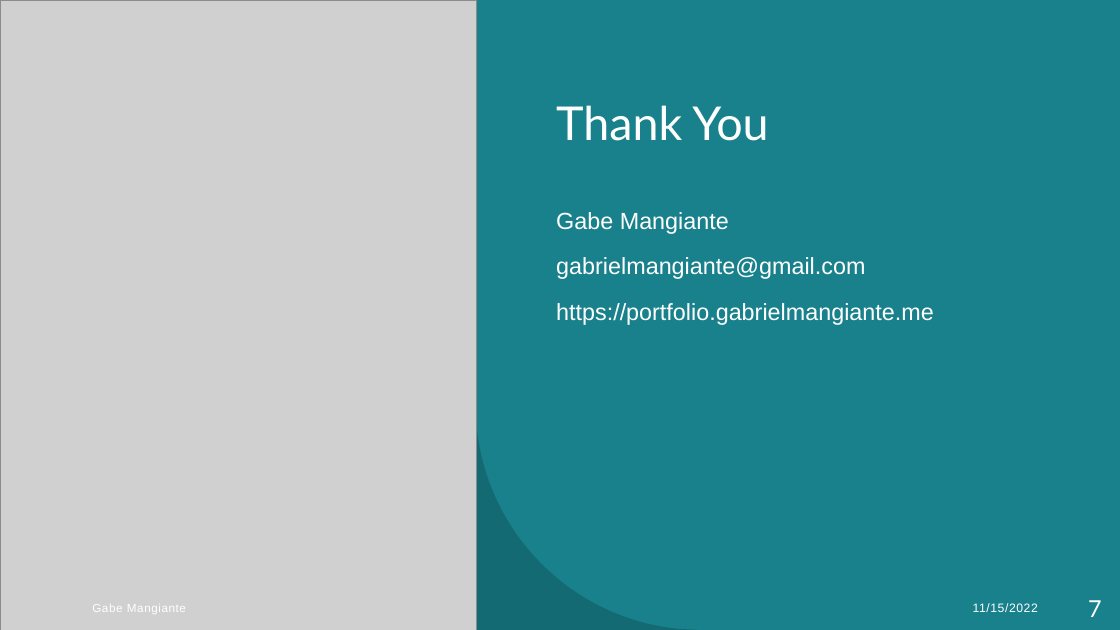
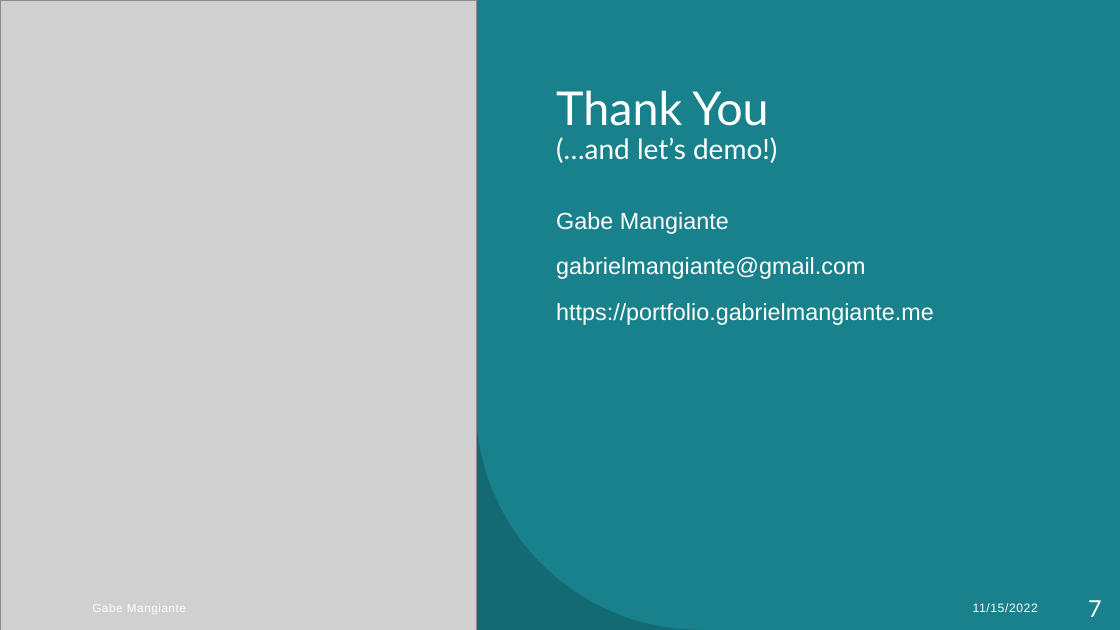
Before and after one commit to gmangiante/runway, a slide deck: slide 7 of presentation/runway.pptx. Drawn at 1120x630 pixels with LibreOffice and Linux fonts; fonts in the diff are those of the drawing; grey boxes stand for pictures. Boxes give left, top, right and bottom in pixels: in the first picture for what was removed or moved away, otherwise in the second. Text is boxed around its words. In the diff, an @@ line names an element or a change of style, - is before the commit and + after.

```diff
--- a/presentation/runway.pptx
+++ b/presentation/runway.pptx
@@ title at [556,90,777,163]: text changed; size 40 to 24 pt @@
-Thank You
+Thank You
+(…and let’s demo!)
```
Also in this commit, not shown: 11 other files.
